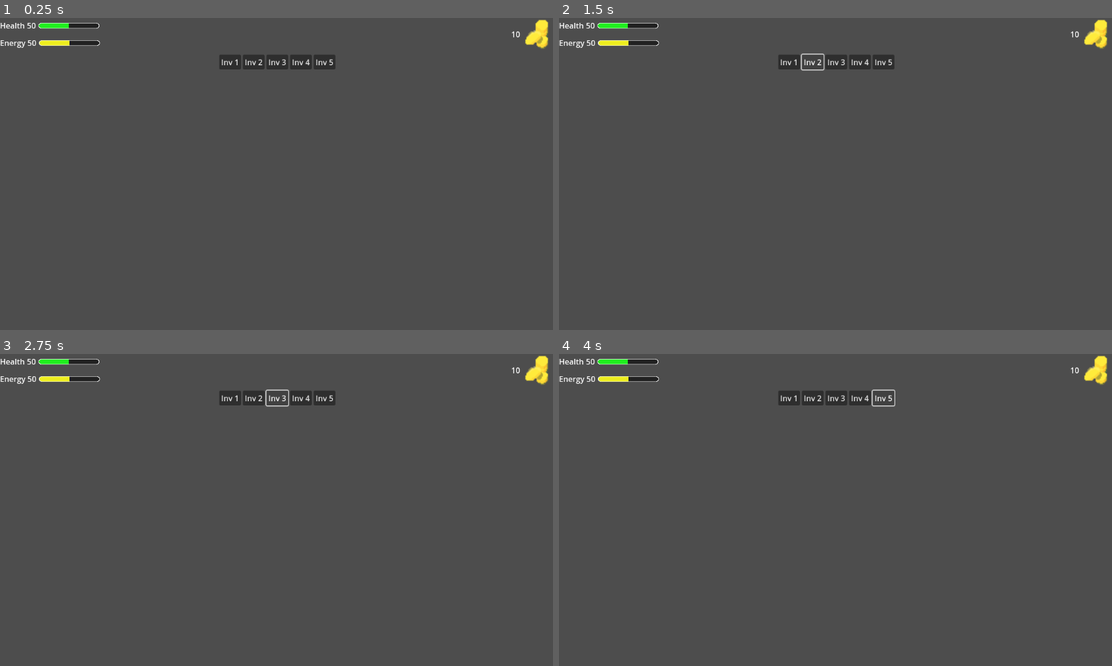
Above: before the commit, frames 1-4 (two rows, left to right).
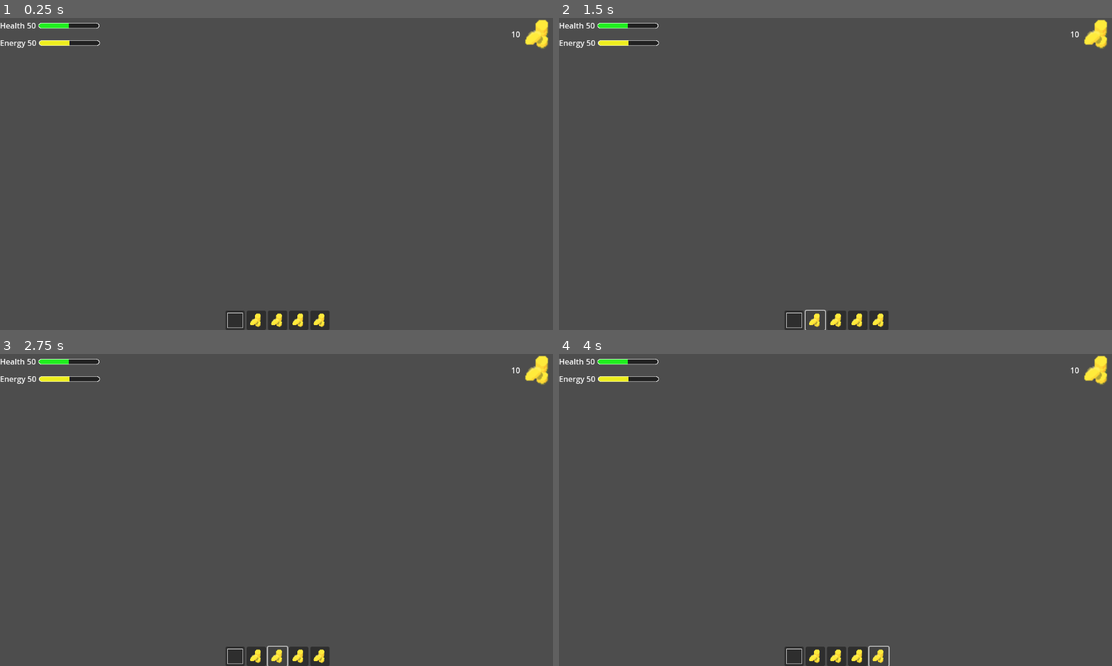
Above: after the commit, the same moments.

Repository: Cole-Miller-IT/JanGameJam2025
Game: Godot game, scene res://Scenes/UI/HUD/hud.tscn
Same seed, same stepped clock (60 frames per second), same inputs: the game is played once before the commit and once after it. This scene is started directly instead of the project's main scene.
Inputs (mouse positions are in pixels of both pictures, inside the frame that each line leads up to; where the layout moved, square brackets give the same spot in the first picture):
- Up to frame 1 (0.25 s): no input
- Up to frame 2 (1.5 s): click (796, 320) [791, 61] at 0.5 s; click (813, 320) [813, 61] at 1.25 s
- Up to frame 3 (2.75 s): click (276, 656) [276, 397] at 2 s
- Up to frame 4 (4 s): click (857, 656) [857, 397] at 2.75 s; click (879, 656) [885, 397] at 3.5 s

The runs differ from the first frame. In frame 1, 1.9% of the frame differs, in the area x 39-61%, y 11-100%; in frame 2, 1.7%; in frame 3, 1.7%; in frame 4, 1.7%.

Commit message:
Figuring out the inventory ui

Diff:
--- a/Scenes/UI/HUD/hud.tscn
+++ b/Scenes/UI/HUD/hud.tscn
@@ -1,13 +1,14 @@
-[gd_scene load_steps=5 format=3 uid="uid://dpuyqxjrgojdi"]
+[gd_scene load_steps=6 format=3 uid="uid://dpuyqxjrgojdi"]
 
 [ext_resource type="Texture2D" uid="uid://c7vmhysdtlgg2" path="res://Assets/Images/HealthBar/Under.png" id="1_kr0iv"]
 [ext_resource type="Texture2D" uid="uid://vwm63d0xeay8" path="res://Assets/Images/HealthBar/Over.png" id="2_f3jjf"]
 [ext_resource type="Texture2D" uid="uid://c3ekcyqcqnlkt" path="res://Assets/Images/HealthBar/Progress.png" id="3_owcrr"]
 [ext_resource type="Texture2D" uid="uid://daoehsxvg7jti" path="res://Assets/Images/GoldCoins.png" id="4_bowi0"]
+[ext_resource type="Texture2D" uid="uid://b8gwjtp7ytu2w" path="res://Assets/Images/Inventory/InvEmptyIcon.png" id="5_w3mv8"]
 
 [node name="VBoxContainer" type="VBoxContainer"]
 offset_right = 1152.0
-offset_bottom = 68.0
+offset_bottom = 648.0
 
 [node name="HUD" type="MarginContainer" parent="."]
 layout_mode = 2
@@ -75,8 +76,9 @@
 texture = ExtResource("4_bowi0")
 expand_mode = 2
 
-[node name="Empty" type="Panel" parent="."]
+[node name="Empty Spacing" type="VBoxContainer" parent="."]
 layout_mode = 2
+size_flags_vertical = 3
 
 [node name="HotBar" type="MarginContainer" parent="."]
 layout_mode = 2
@@ -87,20 +89,21 @@
 
 [node name="Slot1" type="Button" parent="HotBar/HBoxContainer"]
 layout_mode = 2
-text = "Inv 1"
+theme_override_constants/outline_size = 20
+icon = ExtResource("5_w3mv8")
 
 [node name="Slot2" type="Button" parent="HotBar/HBoxContainer"]
 layout_mode = 2
-text = "Inv 2"
+icon = ExtResource("4_bowi0")
 
 [node name="Slot3" type="Button" parent="HotBar/HBoxContainer"]
 layout_mode = 2
-text = "Inv 3"
+icon = ExtResource("4_bowi0")
 
 [node name="Slot4" type="Button" parent="HotBar/HBoxContainer"]
 layout_mode = 2
-text = "Inv 4"
+icon = ExtResource("4_bowi0")
 
 [node name="Slot5" type="Button" parent="HotBar/HBoxContainer"]
 layout_mode = 2
-text = "Inv 5"
+icon = ExtResource("4_bowi0")
Binary file added: Assets/Images/Inventory/InvEmptyIcon.png
Not shown, added: Assets/Images/Inventory/InvEmptyIcon.png.import
